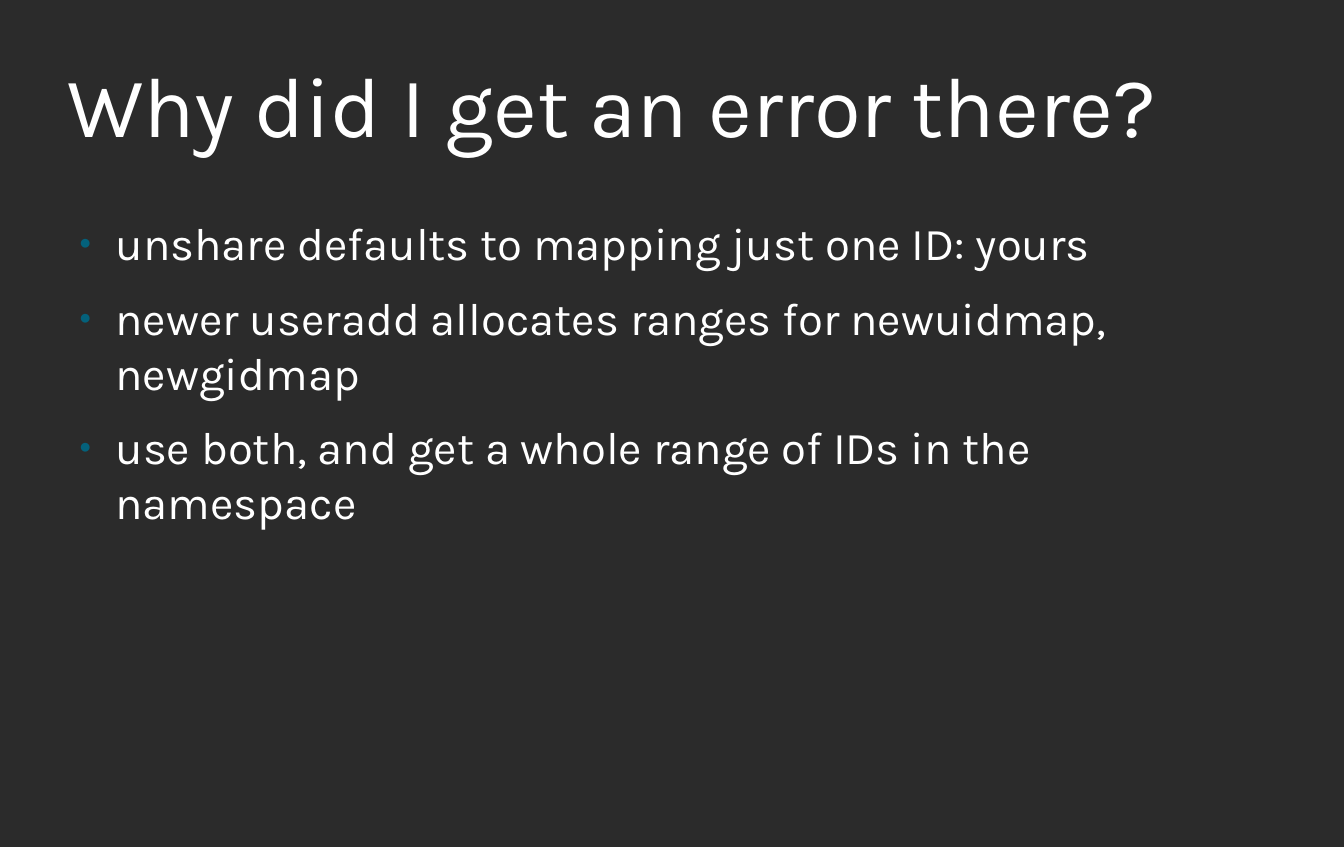
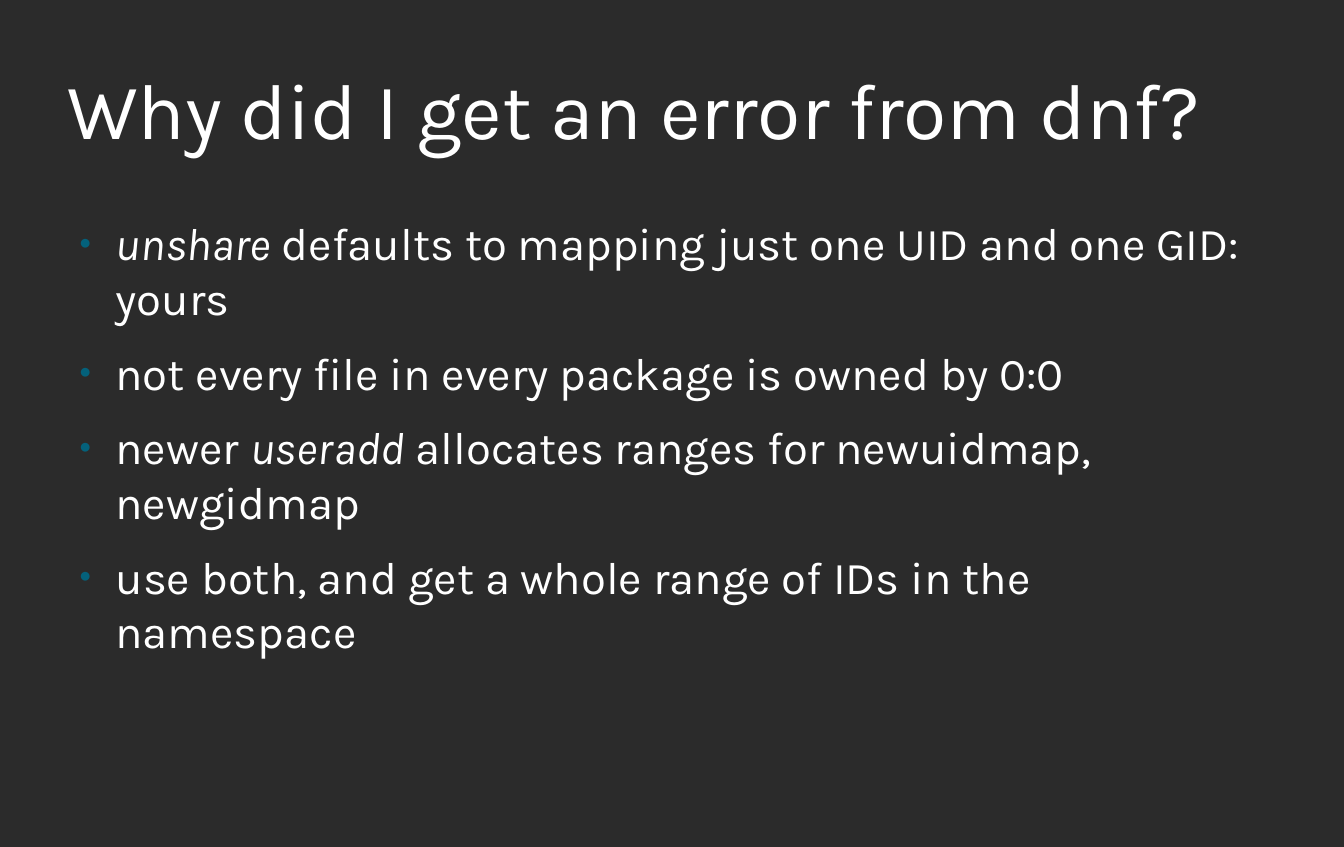
Before and after one commit to nalind/devconf.us-2018, a slide deck: slide 15 of images.odp (slide 9 before the commit). Drawn at 1344x847 pixels with LibreOffice and Linux fonts; fonts in the diff are those of the drawing; background and template pictures are left out; a plain dark background stands for a picture behind light text. Boxes give left, top, right and bottom in pixels: in the first picture for what was removed or moved away, otherwise in the second. Text is boxed around its words. In the diff, an @@ line names an element or a change of style, - is before the commit and + after.

```diff
--- a/images.odp
+++ b/images.odp
@@ title at (x1=67, y1=84, x2=1201, y2=158): text changed; size 60 to 55.5 pt @@
-Why did I get an error there?
+Why did I get an error from dnf?
@@ text at (x1=115, y1=228, x2=1239, y2=401): text changed @@
-● unshare defaults to mapping just one ID: yours
+● unshare defaults to mapping just one UID and one GID: yours
+● not every file in every package is owned by 0:0
@@ text at (x1=115, y1=432, x2=1091, y2=530): italic on in "useradd" @@
```
Also in this commit, not shown: 8 other slides changed, 11 slides added.
